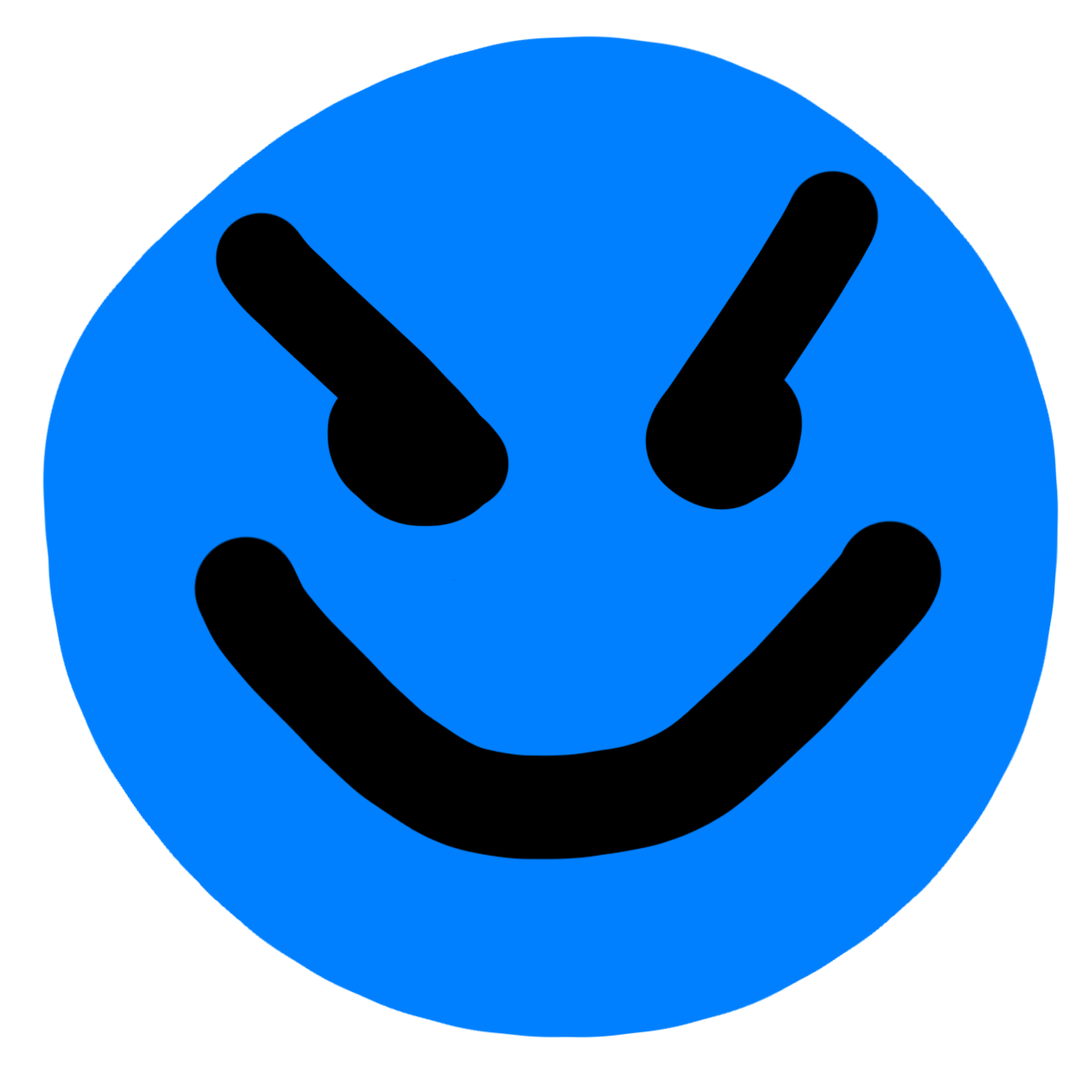
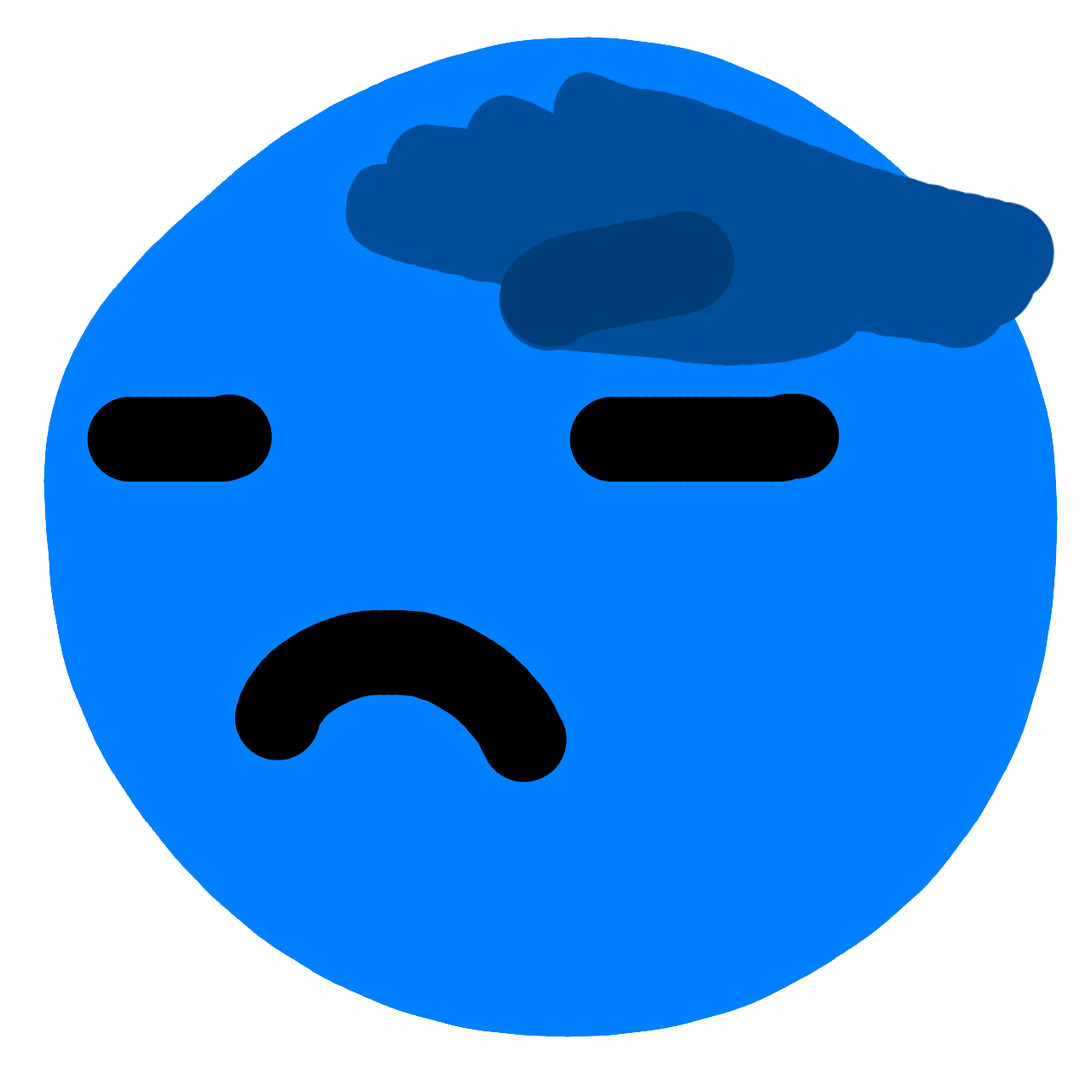
Two versions of the same layered image (1091 × 1091). Layer-by-layer changes:
hid "yee" over 192, 169, 944, 862
added layer "oksr" in group "Agrupar 2" over 86, 70, 1056, 783
painted on "Camada 1" over 41, 34, 1060, 1039
